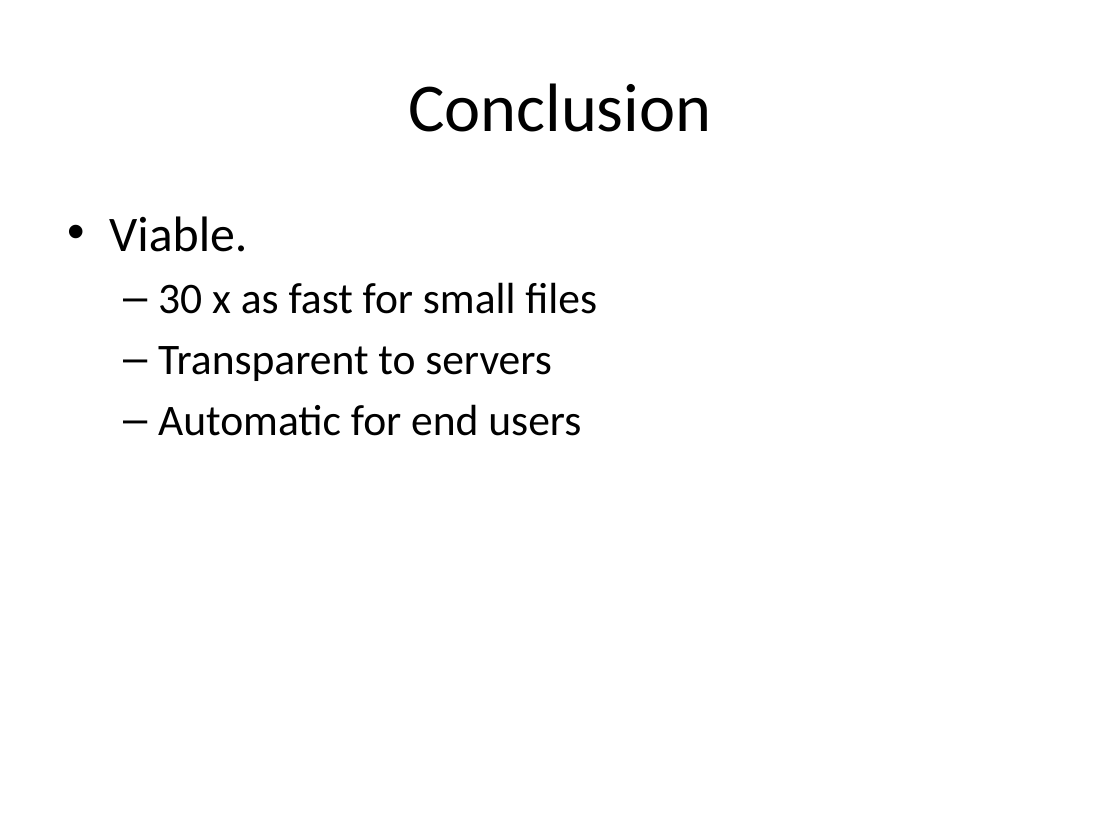
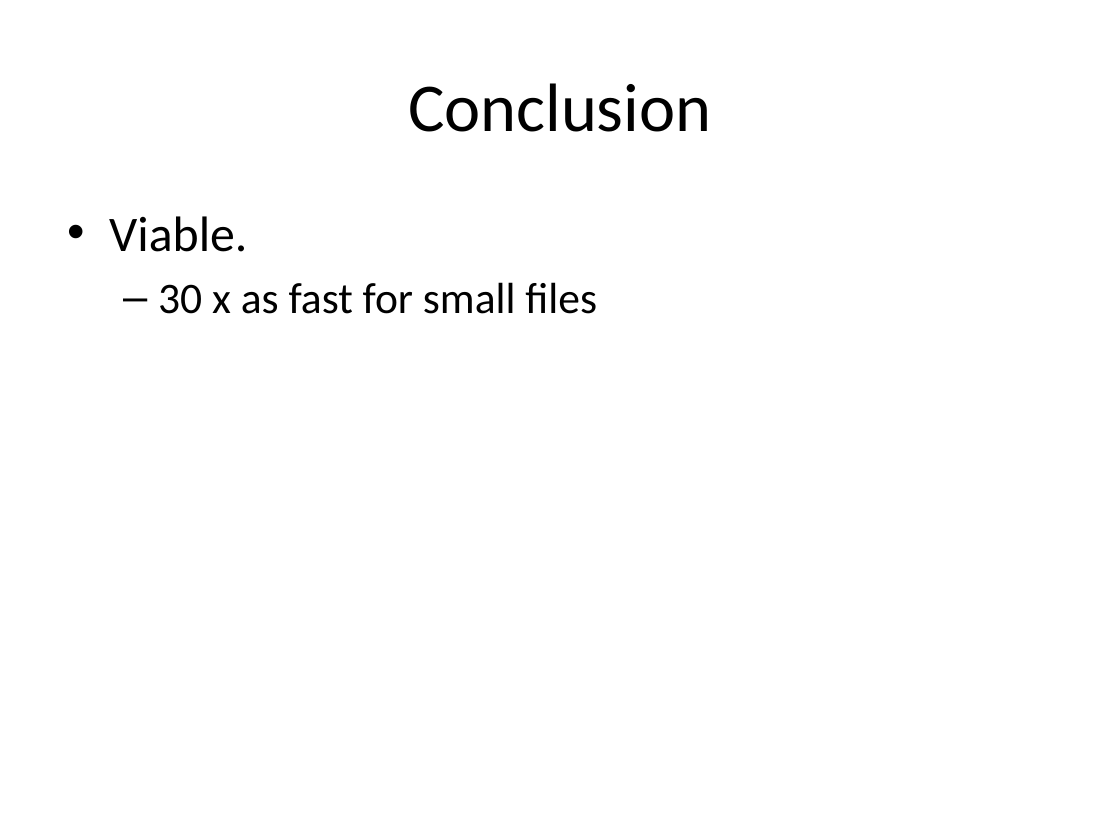
Before and after one commit to rdp/p2pwebclient, a slide deck: slide 31 of thesis_presentation/How to Make the Internet Faster.pptx (slide 25 before the commit). Drawn at 1120x840 pixels with LibreOffice and Linux fonts; fonts in the diff are those of the drawing. Boxes give left, top, right and bottom in pixels: in the first picture for what was removed or moved away, otherwise in the second. Text is boxed around its words. In the diff, an @@ line names an element or a change of style, - is before the commit and + after.

Commit message:
some good additions...conclusion still needs some love

```diff
--- a/thesis_presentation/How to Make the Internet Faster.pptx
+++ b/thesis_presentation/How to Make the Internet Faster.pptx
@@ text at [158, 346, 581, 436]: paragraphs removed @@
-  – Transparent to servers
-  – Automatic for end users
```
Also in this commit, not shown: 6 other slides changed, 8 slides added, 1 slide removed, 2 other files.
